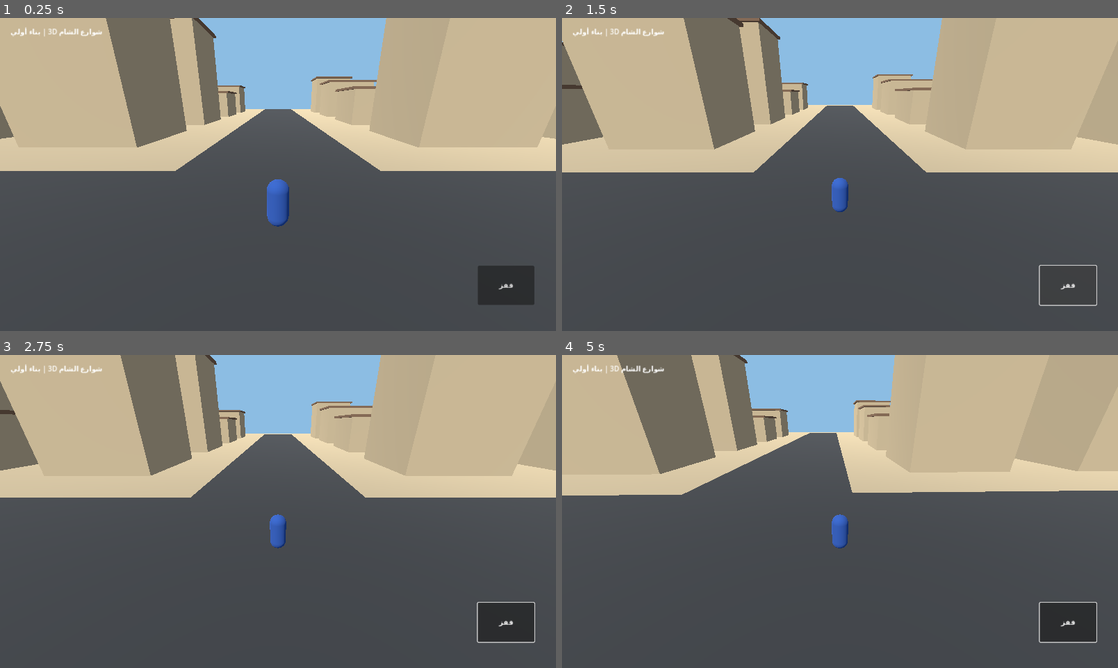
Above: before the commit, frames 1-4 (two rows, left to right).
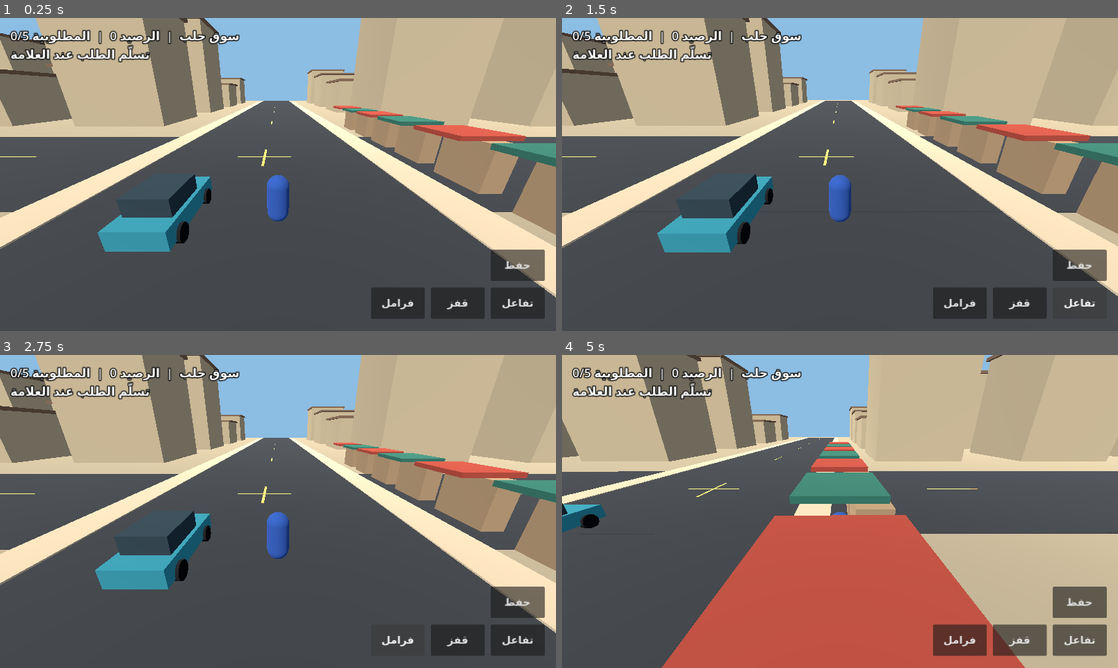
Above: after the commit, the same moments.

Repository: yosef12352/Sham-Streets-3D
Game: Godot game, scene res://main.tscn
Same seed, same stepped clock (60 frames per second), same inputs: the game is played once before the commit and once after it.
Inputs (mouse positions are in pixels of both pictures, inside the frame that each line leads up to):
- Up to frame 1 (0.25 s): no input
- Up to frame 2 (1.5 s): click "قفز" at 0.5 s; click (1079, 302) at 1.25 s, where only the run after the commit has a clickable "تفاعل"
- Up to frame 3 (2.75 s): click (400, 639) at 2 s, where only the run after the commit has a clickable "فرامل"
- Up to frame 4 (5 s): click (1079, 602) at 2.75 s, where only the run after the commit has a clickable "حفظ"; tap Enter at 3.5 s; move the mouse to (962, 495) at 3.52 s; hold Right (ui_right) 3.53-4.25 s; hold Shift 3.53-4.25 s; tap E at 3.6 s; click (962, 495) at 3.67 s; tap Space at 3.77, 4.07 s; drag from (728, 527) to (812, 574) at 4.27 s

The runs differ from the first frame. In frame 1, 33% of the frame differs, in the area x 0-100%, y 0-96%; in frame 2, 31%; in frame 3, 28%; in frame 4, 48%, in the area x 0-100%, y 0-100%.

Commit message:
Connect Aleppo market gameplay, driving and resilient saves

Diff:
--- a/project.godot
+++ b/project.godot
@@ -13,3 +13,7 @@
 window/size/viewport_width=1280
 window/size/viewport_height=720
 window/stretch/mode="canvas_items"
+window/handheld/orientation=0
+
+[input_devices]
+pointing/emulate_mouse_from_touch=true
--- /dev/null
+++ b/scenes/market_car.tscn
@@ -0,0 +1,65 @@
+[gd_scene load_steps=9 format=3]
+
+[ext_resource type="Script" path="res://scripts/vehicle_controller.gd" id="1"]
+
+[sub_resource type="BoxShape3D" id="Shape"]
+size = Vector3(1.9, 1.3, 4)
+
+[sub_resource type="StandardMaterial3D" id="Paint"]
+albedo_color = Color(0.17, 0.52, 0.57, 1)
+
+[sub_resource type="BoxMesh" id="Body"]
+material = SubResource("Paint")
+size = Vector3(1.85, 0.65, 4)
+
+[sub_resource type="StandardMaterial3D" id="Glass"]
+albedo_color = Color(0.15, 0.22, 0.25, 1)
+
+[sub_resource type="BoxMesh" id="Cab"]
+material = SubResource("Glass")
+size = Vector3(1.54, 0.66, 2.05)
+
+[sub_resource type="StandardMaterial3D" id="Rubber"]
+albedo_color = Color(0.07, 0.07, 0.08, 1)
+
+[sub_resource type="CylinderMesh" id="Wheel"]
+material = SubResource("Rubber")
+top_radius = 0.34
+bottom_radius = 0.34
+height = 0.24
+radial_segments = 12
+
+[node name="MarketCar" type="CharacterBody3D"]
+script = ExtResource("1")
+maximum_speed = 17.0
+
+[node name="CollisionShape3D" type="CollisionShape3D" parent="."]
+shape = SubResource("Shape")
+
+[node name="Body" type="MeshInstance3D" parent="."]
+position = Vector3(0, -0.03, 0)
+mesh = SubResource("Body")
+
+[node name="Cab" type="MeshInstance3D" parent="."]
+position = Vector3(0, 0.59, 0.25)
+mesh = SubResource("Cab")
+
+[node name="WheelFL" type="MeshInstance3D" parent="."]
+position = Vector3(-0.91, -0.29, -1.23)
+rotation = Vector3(0, 0, 1.5707963)
+mesh = SubResource("Wheel")
+
+[node name="WheelFR" type="MeshInstance3D" parent="."]
+position = Vector3(0.91, -0.29, -1.23)
+rotation = Vector3(0, 0, 1.5707963)
+mesh = SubResource("Wheel")
+
+[node name="WheelRL" type="MeshInstance3D" parent="."]
+position = Vector3(-0.91, -0.29, 1.23)
+rotation = Vector3(0, 0, 1.5707963)
+mesh = SubResource("Wheel")
+
+[node name="WheelRR" type="MeshInstance3D" parent="."]
+position = Vector3(0.91, -0.29, 1.23)
+rotation = Vector3(0, 0, 1.5707963)
+mesh = SubResource("Wheel")
--- a/scripts/save_system.gd
+++ b/scripts/save_system.gd
@@ -2,30 +2,41 @@
 class_name ShamSaveSystem
 
 const SAVE_PATH := "user://sham_streets_save.json"
-const SAVE_VERSION := 1
+const SAVE_VERSION := 2
+const TEMP_PATH := SAVE_PATH + ".tmp"
+const BACKUP_PATH := SAVE_PATH + ".bak"
 
 static func save_game(data: Dictionary) -> bool:
-    var payload := {"version": SAVE_VERSION, "data": data}
-    var file := FileAccess.open(SAVE_PATH, FileAccess.WRITE)
+    var file := FileAccess.open(TEMP_PATH, FileAccess.WRITE)
     if file == null:
-        push_error("Unable to open save file")
         return false
-    file.store_string(JSON.stringify(payload))
+    file.store_string(JSON.stringify({"version": SAVE_VERSION, "data": data}))
+    file.flush()
+    var write_error := file.get_error()
     file.close()
-    return true
+    if write_error != OK or _read(TEMP_PATH) == null:
+        return false
+    if _read(SAVE_PATH) != null:
+        if DirAccess.copy_absolute(SAVE_PATH, BACKUP_PATH) != OK:
+            return false
+    return DirAccess.rename_absolute(TEMP_PATH, SAVE_PATH) == OK
 
 static func load_game() -> Dictionary:
-    if not FileAccess.file_exists(SAVE_PATH):
-        return {}
-    var file := FileAccess.open(SAVE_PATH, FileAccess.READ)
+    for path in [SAVE_PATH, BACKUP_PATH]:
+        var payload: Variant = _read(path)
+        if payload is Dictionary:
+            return payload["data"]
+    return {}
+
+static func _read(path: String) -> Variant:
+    var file := FileAccess.open(path, FileAccess.READ)
     if file == null:
-        return {}
-    var parsed = JSON.parse_string(file.get_as_text())
-    file.close()
-    if not (parsed is Dictionary):
-        return {}
-    if parsed.get("version", -1) != SAVE_VERSION:
-        push_warning("Unsupported save version")
-        return {}
-    var data = parsed.get("data", {})
-    return data if data is Dictionary else {}
+        return null
+    var json := JSON.new()
+    if json.parse(file.get_as_text()) != OK or not json.data is Dictionary:
+        return null
+    var parsed: Dictionary = json.data
+    var version: Variant = parsed.get("version")
+    if (version == 1 or version == SAVE_VERSION) and parsed.get("data") is Dictionary:
+        return parsed
+    return null
--- a/scripts/vehicle_controller.gd
+++ b/scripts/vehicle_controller.gd
@@ -30,13 +30,19 @@
 func _physics_process(delta: float) -> void:
     var target_throttle: float = throttle_input if driver_active else 0.0
     var engine_force: float = acceleration if target_throttle >= 0.0 else reverse_acceleration
-    forward_speed = move_toward(forward_speed, target_throttle * maximum_speed, engine_force * delta) if absf(target_throttle) > 0.01 else move_toward(forward_speed, 0.0, (braking if brake_input else drag) * delta)
     if brake_input:
         forward_speed = move_toward(forward_speed, 0.0, braking * delta)
+    elif absf(target_throttle) > 0.01:
+        var speed_limit := maximum_speed if target_throttle > 0.0 else maximum_speed * 0.4
+        forward_speed = move_toward(forward_speed, target_throttle * speed_limit, engine_force * delta)
+    else:
+        forward_speed = move_toward(forward_speed, 0.0, drag * delta)
     if absf(forward_speed) > 0.2:
         rotate_y(-steering_input * steering_speed * delta * signf(forward_speed) * minf(absf(forward_speed) / 6.0, 1.0))
     var forward: Vector3 = -global_transform.basis.z
     velocity.x = forward.x * forward_speed
     velocity.z = forward.z * forward_speed
-    velocity.y = -gravity if not is_on_floor() else -0.1
+    velocity.y = velocity.y - gravity * delta if not is_on_floor() else -0.1
     move_and_slide()
+    if is_on_wall():
+        forward_speed = get_real_velocity().dot(forward)
--- a/scripts/world.gd
+++ b/scripts/world.gd
@@ -8,11 +8,37 @@
 var stick := Vector2.ZERO
 var touch_start := Vector2.ZERO
 var touch_id := -1
+var look_id := -1
+var yaw := 0.0
+var pitch := 0.38
+var car: ShamVehicleController
+var state := ShamGameState.new()
+var missions := ShamMissionManager.new()
+var hud: Label
+var marker: MeshInstance3D
+var driving := false
+var braking := false
+var interact_requested := false
+
+const SPAWN := Vector3(1, 1, 8)
+const CAR_SPAWN := Vector3(-3, 0.66, 8)
+const PICKUP := Vector3(4, 0, 16)
+const DELIVERY := Vector3(4, 0, -65)
+const SHOP := Vector3(-5, 0, -10)
+const JOB := "market_delivery"
+
 
 func _ready() -> void:
     _build_city()
     _build_player()
+    _build_car()
+    add_child(state)
+    add_child(missions)
     _build_ui()
+    _build_marker()
+    _restore()
+    _refresh_ui()
+    camera.position = player.position + Vector3(0, 4, 8)
 
 func _box(pos: Vector3, size: Vector3, color: Color, solid: bool = true) -> void:
     var body := StaticBody3D.new()
@@ -46,6 +72,15 @@
             _box(Vector3(px,height+0.25,pz),Vector3(14,0.5,14),Color(0.48,0.37,0.28))
     _box(Vector3(0,0.02,0),Vector3(15,0.04,230),Color(0.19,0.2,0.21),false)
     _box(Vector3(0,0.03,0),Vector3(230,0.04,15),Color(0.19,0.2,0.21),false)
+    for i in range(-5, 6):
+        _box(Vector3(0, 0.065, i * 19), Vector3(0.18, 0.015, 4), Color(0.94, 0.75, 0.37), false)
+        _box(Vector3(i * 19, 0.065, 0), Vector3(4, 0.015, 0.18), Color(0.94, 0.75, 0.37), false)
+    for side in [-1, 1]:
+        _box(Vector3(side * 8.5, 0.05, 0), Vector3(2, 0.1, 220), Color(0.81, 0.72, 0.58))
+    for x in range(-3, 4):
+        var awning_color := Color(0.17, 0.40, 0.33) if x % 2 == 0 else Color(0.63, 0.24, 0.18)
+        _box(Vector3(10, 2.7, x * 4.5), Vector3(2.7, 0.22, 3.2), awning_color, false)
+        _box(Vector3(11, 1.2, x * 4.5), Vector3(1.1, 2.4, 3), Color(0.63, 0.51, 0.37))
     var sun := DirectionalLight3D.new()
     sun.rotation_degrees = Vector3(-50,-35,0)
     sun.light_energy = 1.5
@@ -62,7 +97,7 @@
 
 func _build_player() -> void:
     player = CharacterBody3D.new()
-    player.position = Vector3(0,2,0)
+    player.position = SPAWN
     var collision := CollisionShape3D.new()
     var capsule := CapsuleShape3D.new()
     capsule.radius = 0.4
@@ -83,49 +118,251 @@
     camera.current = true
     add_child(camera)
 
+func _build_car() -> void:
+    car = preload("res://scenes/market_car.tscn").instantiate()
+    car.position = CAR_SPAWN
+    add_child(car)
+
 func _build_ui() -> void:
     var ui := CanvasLayer.new()
     add_child(ui)
-    var title := Label.new()
-    title.text = "شوارع الشام 3D | بناء أولي"
-    title.position = Vector2(24,20)
-    ui.add_child(title)
-    var jump := Button.new()
-    jump.text = "قفز"
-    jump.position = Vector2(1100,570)
-    jump.custom_minimum_size = Vector2(130,90)
-    jump.pressed.connect(_jump)
-    ui.add_child(jump)
+    var overlay := Control.new()
+    overlay.set_anchors_and_offsets_preset(Control.PRESET_FULL_RECT)
+    overlay.mouse_filter = Control.MOUSE_FILTER_IGNORE
+    ui.add_child(overlay)
+    hud = Label.new()
+    hud.layout_direction = Control.LAYOUT_DIRECTION_RTL
+    hud.horizontal_alignment = HORIZONTAL_ALIGNMENT_RIGHT
+    hud.set_anchors_and_offsets_preset(Control.PRESET_TOP_RIGHT)
+    hud.offset_left = -660
+    hud.offset_right = -24
+    hud.offset_top = 20
+    hud.add_theme_font_size_override("font_size", 28)
+    hud.add_theme_constant_override("outline_size", 8)
+    overlay.add_child(hud)
+    _button(overlay, "تفاعل", Vector2(-150, -100)).pressed.connect(_request_interaction)
+    _button(overlay, "قفز", Vector2(-288, -100)).pressed.connect(_jump)
+    var brake := _button(overlay, "فرامل", Vector2(-426, -100))
+    brake.button_down.connect(func() -> void: braking = true)
+    brake.button_up.connect(func() -> void: braking = false)
+    _button(overlay, "حفظ", Vector2(-150, -187)).pressed.connect(_save_with_feedback)
+
+func _button(parent: Control, label: String, offset: Vector2) -> Button:
+    var button := Button.new()
+    button.text = label
+    button.focus_mode = Control.FOCUS_NONE
+    button.add_theme_font_size_override("font_size", 24)
+    button.set_anchors_and_offsets_preset(Control.PRESET_BOTTOM_RIGHT)
+    button.offset_left = offset.x
+    button.offset_top = offset.y
+    button.offset_right = offset.x + 124
+    button.offset_bottom = offset.y + 72
+    parent.add_child(button)
+    return button
+
+func _build_marker() -> void:
+    marker = MeshInstance3D.new()
+    var mesh := CylinderMesh.new()
+    mesh.top_radius = 1.5
+    mesh.bottom_radius = 1.5
+    mesh.height = 0.1
+    var material := StandardMaterial3D.new()
+    material.shading_mode = BaseMaterial3D.SHADING_MODE_UNSHADED
+    material.albedo_color = Color(0.98, 0.72, 0.30)
+    marker.mesh = mesh
+    marker.material_override = material
+    add_child(marker)
+
+func _refresh_ui(message := "") -> void:
+    var objective := "تسلّم الطلب عند العلامة"
+    marker.position = PICKUP + Vector3.UP * 0.13
+    if missions.active_mission == JOB:
+        objective = "سلّم الطلب عند العلامة شمال السوق"
+        marker.position = DELIVERY + Vector3.UP * 0.13
+    elif state.completed_missions.has(JOB):
+        objective = "متجر الملابس عند العلامة"
+        marker.position = SHOP + Vector3.UP * 0.13
+    if driving:
+        objective += " · قيادة"
+    hud.text = "سوق حلب  |  الرصيد %d  |  المطلوبية %d/5\n%s" % [state.money, state.wanted_level, objective]
+    if not message.is_empty():
+        hud.text += "\n" + message
+
+func _request_interaction() -> void:
+    interact_requested = true
+
+func _interact() -> void:
+    if driving:
+        if absf(car.forward_speed) > 1.5:
+            _refresh_ui("أوقف السيارة قبل النزول")
+            return
+        var exit_position := car.global_position + car.global_basis.x * 2.2 + Vector3.UP * 0.4
+        var probe := PhysicsShapeQueryParameters3D.new()
+        probe.shape = player.get_child(0).shape
+        probe.transform = Transform3D(Basis.IDENTITY, exit_position)
+        if not get_world_3d().direct_space_state.intersect_shape(probe, 1).is_empty():
+            _refresh_ui("اترك مساحة بجانب السيارة")
+            return
+        car.exit_vehicle()
+        driving = false
+        player.global_position = exit_position
+        player.velocity = Vector3.ZERO
+        player.show()
+        player.collision_layer = 1
+        player.collision_mask = 1
+    elif player.position.distance_to(PICKUP) < 3.0 and not state.completed_missions.has(JOB):
+        if missions.start_mission(JOB, 1, 150):
+            _save()
+    elif player.position.distance_to(DELIVERY) < 3.0 and missions.active_mission == JOB:
+        if missions.advance() and missions.claim(state):
+            _save()
+            _refresh_ui("وصل الطلب · المكافأة 150")
+            return
+    elif player.position.distance_to(SHOP) < 3.0:
+        if state.outfit_id == "market":
+            _refresh_ui("ملابس السوق مجهّزة")
+            return
+        if not state.spend_money(50):
+            _refresh_ui("سعر ملابس السوق 50")
+            return
+        state.set_outfit("market")
+        _apply_outfit()
+        _save()
+    elif player.position.distance_to(car.position) < 3.6:
+        driving = true
+        car.enter_vehicle()
+        player.hide()
+        player.collision_layer = 0
+        player.collision_mask = 0
+    _refresh_ui()
+
+func _apply_outfit() -> void:
+    var mesh := player.get_child(1) as MeshInstance3D
+    var material := mesh.material_override as StandardMaterial3D
+    material.albedo_color = Color(0.20, 0.43, 0.34) if state.outfit_id == "market" else Color(0.15, 0.3, 0.6)
+
+func _save_with_feedback() -> void:
+    _refresh_ui("تم الحفظ" if _save() else "تعذّر الحفظ")
+
+func _save() -> bool:
+    var location := car.position if driving else player.position
+    var data := state.to_dict()
+    data["position"] = [location.x, location.y, location.z]
+    data["car_position"] = [car.position.x, car.position.y, car.position.z]
+    data["car_yaw"] = car.rotation.y
+    data["driving"] = driving
+    data["delivery_active"] = missions.active_mission == JOB
+    return ShamSaveSystem.save_game(data)
+
+func _position_from_save(value: Variant, fallback: Vector3) -> Vector3:
+    if value is Array and value.size() == 3:
+        for component in value:
+            if not (component is float or component is int) or not is_finite(float(component)):
+                return fallback
+        var position := Vector3(value[0], value[1], value[2])
+        if absf(position.x) < 114 and absf(position.z) < 114 and position.y >= 0 and position.y < 40:
+            return position
+    return fallback
+
+func _restore() -> void:
+    var data := ShamSaveSystem.load_game()
+    state.restore(data)
+    _apply_outfit()
+    player.position = _position_from_save(data.get("position"), SPAWN)
+    car.position = _position_from_save(data.get("car_position"), CAR_SPAWN)
+    var saved_yaw: Variant = data.get("car_yaw", 0)
+    if (saved_yaw is float or saved_yaw is int) and is_finite(float(saved_yaw)):
+        car.rotation.y = float(saved_yaw)
+    if data.get("driving") == true:
+        driving = true
+        car.enter_vehicle()
+        player.hide()
+        player.collision_layer = 0
+        player.collision_mask = 0
+    if data.get("delivery_active") == true and not state.completed_missions.has(JOB):
+        missions.start_mission(JOB, 1, 150)
 
 func _jump() -> void:
-    if player.is_on_floor():
+    if not driving and player.is_on_floor():
         player.velocity.y = JUMP_SPEED
 
+func _notification(what: int) -> void:
+    if what == NOTIFICATION_APPLICATION_FOCUS_OUT or what == NOTIFICATION_APPLICATION_PAUSED:
+        touch_id = -1
+        look_id = -1
+        stick = Vector2.ZERO
+        braking = false
+    if what == NOTIFICATION_APPLICATION_PAUSED and is_node_ready():
+        _save()
+
 func _unhandled_input(event: InputEvent) -> void:
-    if event is InputEventScreenTouch:
-        if event.pressed and event.position.x < get_viewport().get_visible_rect().size.x * 0.5 and touch_id == -1:
-            touch_id = event.index
-            touch_start = event.position
-        elif not event.pressed and event.index == touch_id:
+    if event is InputEventKey and event.pressed and not event.echo:
+        match event.physical_keycode:
+            KEY_E:
+                _request_interaction()
+            KEY_SPACE:
+                _jump()
+            KEY_F5:
+                _save_with_feedback()
+    elif event is InputEventScreenTouch:
+        if event.pressed:
+            if event.position.x < get_viewport().get_visible_rect().size.x * 0.5:
+                if touch_id == -1:
+                    touch_id = event.index
+                    touch_start = event.position
+            elif look_id == -1:
+                look_id = event.index
+        elif event.index == touch_id:
             touch_id = -1
             stick = Vector2.ZERO
-    elif event is InputEventScreenDrag and event.index == touch_id:
-        stick = (event.position - touch_start).limit_length(100) / 100.0
+        elif event.index == look_id:
+            look_id = -1
+    elif event is InputEventScreenDrag:
+        if event.index == touch_id:
+            stick = (event.position - touch_start).limit_length(95) / 95.0
+        elif event.index == look_id:
+            _orbit(event.relative)
+    elif event is InputEventMouseMotion and Input.is_mouse_button_pressed(MOUSE_BUTTON_RIGHT):
+        _orbit(event.relative)
+
+func _orbit(relative: Vector2) -> void:
+    yaw = wrapf(yaw - relative.x * 0.008, -PI, PI)
+    pitch = clampf(pitch - relative.y * 0.006, 0.14, 0.95)
 
 func _physics_process(delta: float) -> void:
-    var input_dir := Input.get_vector("ui_left","ui_right","ui_up","ui_down")
+    if interact_requested:
+        interact_requested = false
+        _interact()
+    var input_dir := Input.get_vector("ui_left", "ui_right", "ui_up", "ui_down")
     if stick.length() > 0.1:
         input_dir = stick
-    var direction := Vector3(input_dir.x,0,input_dir.y).normalized()
-    player.velocity.x = direction.x * SPEED
-    player.velocity.z = direction.z * SPEED
-    if not player.is_on_floor():
-        player.velocity.y -= GRAVITY * delta
-    if Input.is_key_pressed(KEY_SPACE):
-        _jump()
-    player.move_and_slide()
-    if direction.length() > 0.1:
-        player.rotation.y = atan2(-direction.x,-direction.z)
-    var target := player.global_position + Vector3(0,5,9)
-    camera.global_position = camera.global_position.lerp(target,min(1.0,delta*5.0))
-    camera.look_at(player.global_position + Vector3(0,1.1,0))
+    if driving:
+        car.set_mobile_controls(-input_dir.y, input_dir.x, braking or Input.is_physical_key_pressed(KEY_SPACE))
+        if car.position.y < -8:
+            car.position = CAR_SPAWN
+            car.velocity = Vector3.ZERO
+            car.forward_speed = 0.0
+    else:
+        var direction := Vector3(input_dir.x, 0, input_dir.y).rotated(Vector3.UP, yaw)
+        var running := Input.is_physical_key_pressed(KEY_SHIFT) or stick.length() > 0.9
+        var speed := SPEED * (1.55 if running else 1.0)
+        player.velocity.x = direction.x * speed
+        player.velocity.z = direction.z * speed
+        if not player.is_on_floor():
+            player.velocity.y -= GRAVITY * delta
+        player.move_and_slide()
+        if direction.length() > 0.1:
+            player.rotation.y = atan2(-direction.x, -direction.z)
+        if player.position.y < -8:
+            player.position = SPAWN
+            player.velocity = Vector3.ZERO
+    var focus := (car.position if driving else player.position) + Vector3.UP * 0.95
+    var heading := yaw + (car.rotation.y if driving else 0.0)
+    var offset := Vector3(0, sin(pitch), cos(pitch)).rotated(Vector3.UP, heading)
+    var target := focus + offset * (10.0 if driving else 7.0)
+    var query := PhysicsRayQueryParameters3D.create(focus, target, 1, [player.get_rid(), car.get_rid()])
+    var hit := get_world_3d().direct_space_state.intersect_ray(query)
+    if not hit.is_empty():
+        target = hit.position - offset * 0.18
+    camera.position = target if not hit.is_empty() else camera.position.lerp(target, 1.0 - exp(-delta * 12.0))
+    camera.look_at(focus)
--- /dev/null
+++ b/tests/playable_smoke.gd
@@ -0,0 +1,84 @@
+extends SceneTree
+
+const WORLD := preload("res://main.tscn")
+var failures := 0
+
+func _initialize() -> void:
+    call_deferred("_run")
+
+func check(condition: bool, message: String) -> void:
+    if not condition:
+        failures += 1
+        push_error(message)
+
+func frames(count: int) -> void:
+    for index in range(count):
+        await physics_frame
+        await process_frame
+
+func _run() -> void:
+    if "--isolated-save" not in OS.get_cmdline_user_args():
+        push_error("Run with the isolated XDG data directory documented in README.md.")
+        quit(2)
+        return
+    if FileAccess.file_exists(ShamSaveSystem.SAVE_PATH) or FileAccess.file_exists(ShamSaveSystem.BACKUP_PATH):
+        push_error("The test requires an empty save directory.")
+        quit(2)
+        return
+    var first := WORLD.instantiate()
+    root.add_child(first)
+    await frames(15)
+    check(first.player.is_on_floor(), "Player should settle on the road")
+    first._jump()
+    await frames(12)
+    check(first.player.position.y > 1.3, "Jump should leave the ground")
+    first.player.position = Vector3(-0.6, 1.0, 8.0)
+    first._request_interaction()
+    await frames(2)
+    check(first.driving and first.car.driver_active, "Player should enter the nearby car")
+    var start_z: float = first.car.position.z
+    Input.action_press("ui_up")
+    await frames(35)
+    Input.action_release("ui_up")
+    check(first.car.position.z < start_z - 0.7, "Driving input should move the car")
+    first.braking = true
+    await frames(45)
+    first.braking = false
+    check(absf(first.car.forward_speed) < 0.1, "Brake should stop the car")
+    first._request_interaction()
+    await frames(2)
+    check(not first.driving and first.player.visible, "Player should exit the stopped car")
+    first.player.position = first.PICKUP + Vector3.UP
+    first._request_interaction()
+    await frames(2)
+    check(first.missions.active_mission == first.JOB, "Pickup should start delivery")
+    first.queue_free()
+    await process_frame
+    var second := WORLD.instantiate()
+    root.add_child(second)
+    await frames(2)
+    check(second.missions.active_mission == second.JOB, "Scene reload should recover the delivery")
+    second.player.position = second.DELIVERY + Vector3.UP
+    second._request_interaction()
+    await frames(2)
+    check(second.state.money == 150, "Delivery should award 150")
+    second._request_interaction()
+    await frames(2)
+    check(second.state.money == 150, "Delivery must award money only once")
+    second.player.position = second.SHOP + Vector3.UP
+    second._request_interaction()
+    await frames(2)
+    check(second.state.money == 100 and second.state.outfit_id == "market", "Shop should deduct 50 and equip the outfit")
+    second.queue_free()
+    await process_frame
+    var third := WORLD.instantiate()
+    root.add_child(third)
+    await frames(2)
+    check(third.state.money == 100 and third.state.outfit_id == "market", "Reload should preserve money and clothes")
+    var corrupted := FileAccess.open(ShamSaveSystem.SAVE_PATH, FileAccess.WRITE)
+    corrupted.store_string("{truncated")
+    corrupted.close()
+    check(ShamSaveSystem.load_game().get("money") == 150, "Corrupt current save should recover previous valid save")
+    if failures == 0:
+        print("PASS: movement, car, delivery, shop, reload and backup recovery")
+    quit(failures)
Not shown, added: export_presets.cfg
Not shown, added: docs/PROGRESS.md
